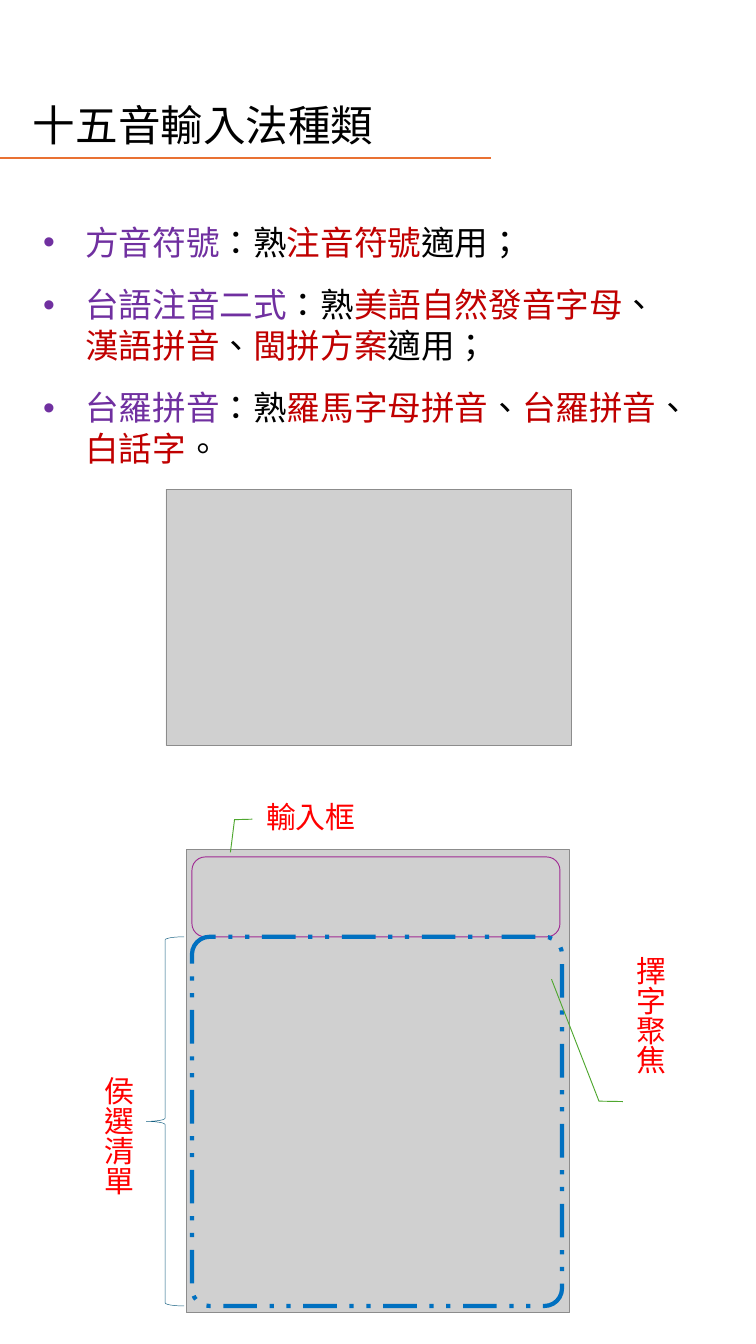
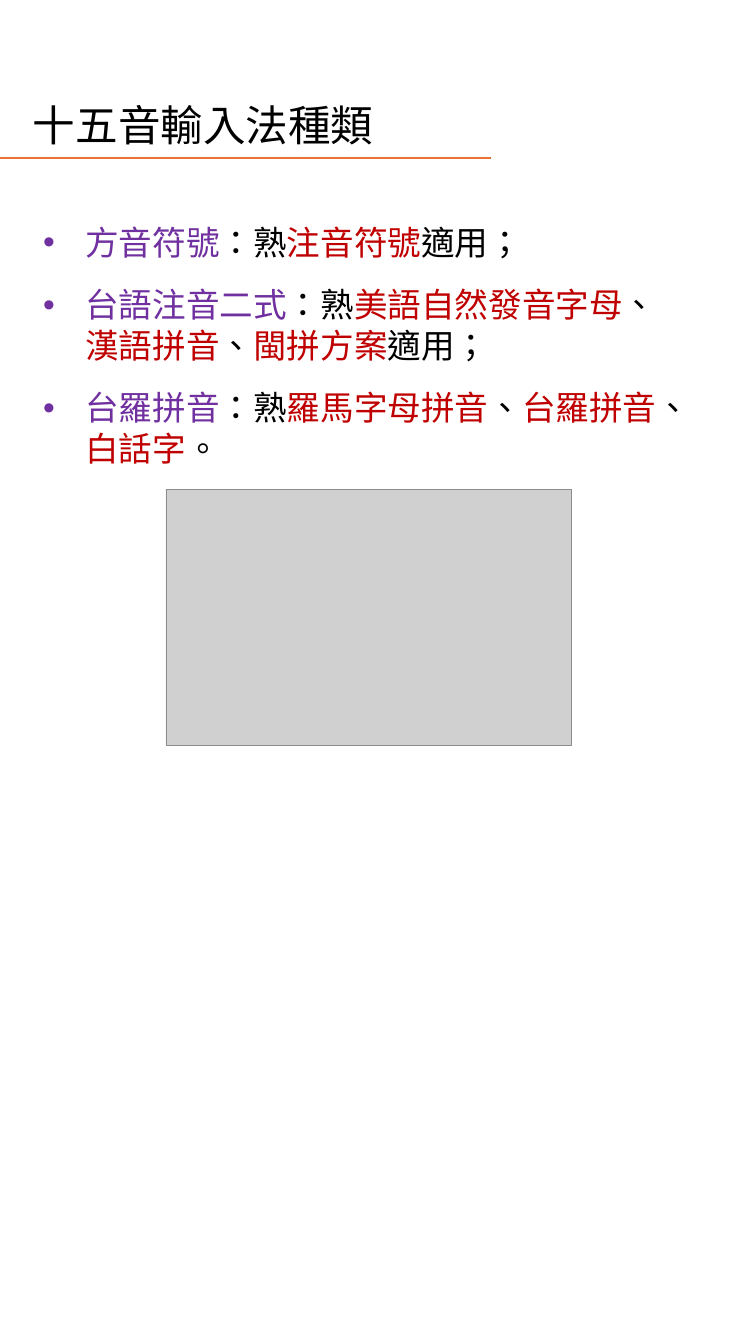
Before and after one commit to AlanJui/rime-tlpa, a slide deck: slide 8 of docs/guide/十五音輸入法簡介.pptx (slide 4 before the commit). Drawn at 756x1344 pixels with LibreOffice and Linux fonts; fonts in the diff are those of the drawing; grey boxes stand for pictures. Boxes give left, top, right and bottom in pixels: in the first picture for what was removed or moved away, otherwise in the second. Text is boxed around its words. In the diff, an @@ line names an element or a change of style, - is before the commit and + after.

Commit message:
十五音輸入法簡介 v0.0.2

```diff
--- a/docs/guide/十五音輸入法簡介.pptx
+++ b/docs/guide/十五音輸入法簡介.pptx
@@ callout removed at <box>253,795,368,839</box> @@
-輸入框
@@ picture removed at <box>186,850,569,1313</box> @@
@@ rounded rectangle removed at <box>192,857,560,937</box> @@
@@ left brace removed at <box>146,937,184,1306</box> @@
@@ rounded rectangle removed at <box>192,937,562,1306</box> @@
@@ callout removed at <box>624,950,677,1225</box> @@
-擇字聚焦
@@ text removed at <box>104,1077,134,1195</box> @@
-侯選清單
```
Also in this commit, not shown: 2 other slides changed, 6 slides added.
